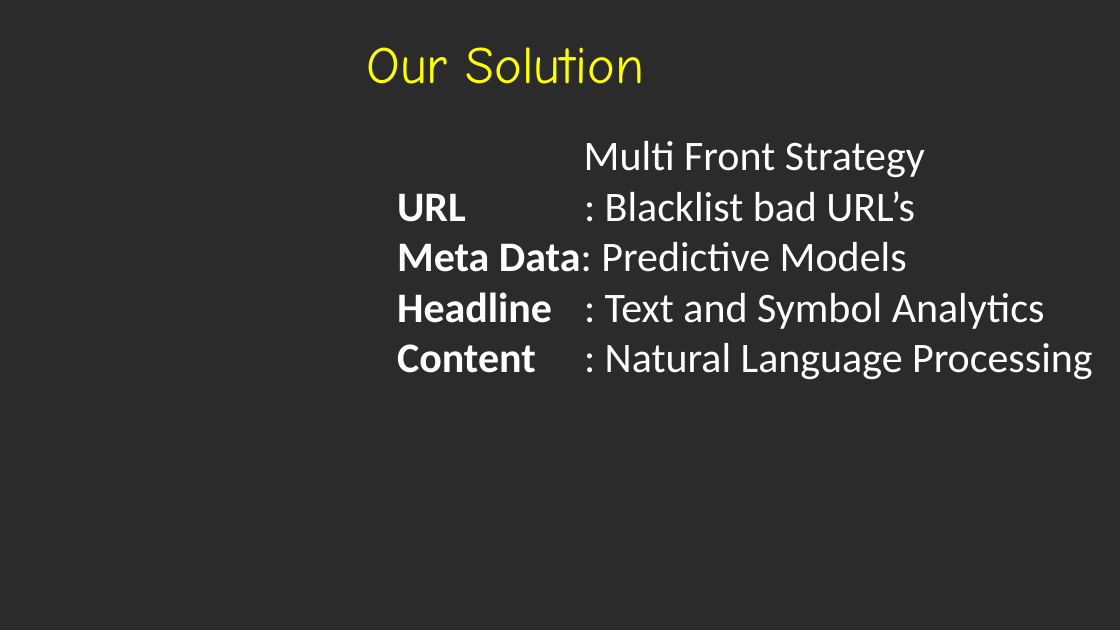
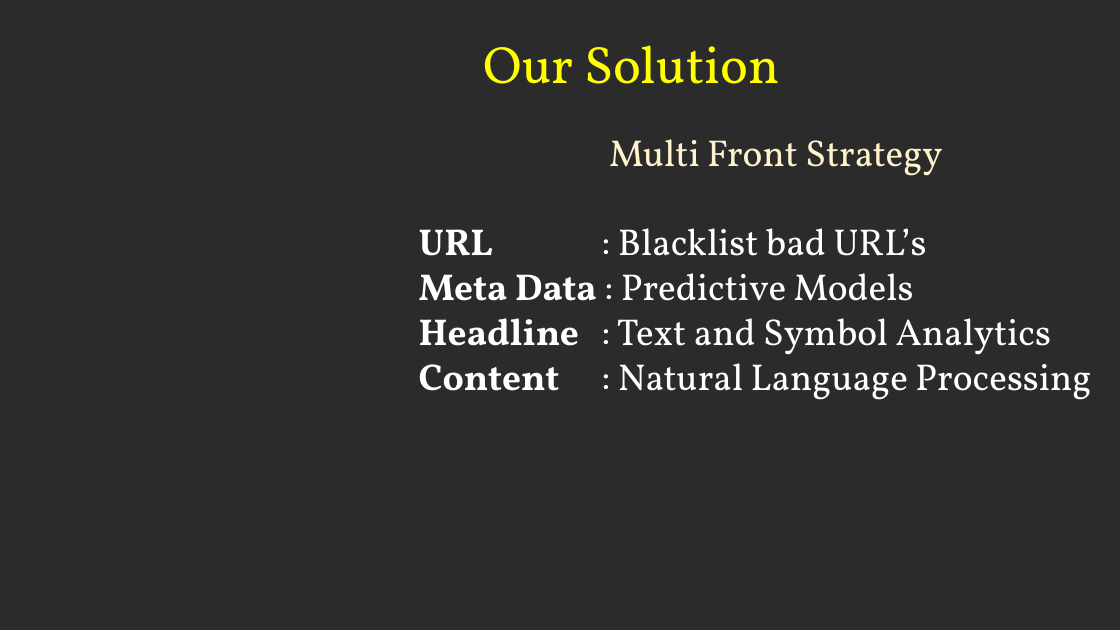
Before and after one commit to bringingjoy/fakenewsjedi, a slide deck: slide 4 of Hackaton Presentation.pptx. Drawn at 1120x630 pixels with LibreOffice and Linux fonts; fonts in the diff are those of the drawing; background and template pictures are left out; a plain dark background stands for a picture behind light text. Boxes give left, top, right and bottom in pixels: in the first picture for what was removed or moved away, otherwise in the second. Text is boxed around its words. In the diff, an @@ line names an element or a change of style, - is before the commit and + after.

```diff
--- a/Hackaton Presentation.pptx
+++ b/Hackaton Presentation.pptx
@@ text "Our Solution": place and size @@
-text "Our Solution" at <box>366,47,644,84</box>
+text "Our Solution" at <box>484,45,779,84</box>
@@ text "Our Solution" at <box>484,45,779,84</box>: font Comic Neue to Vollkorn @@
@@ text "Multi Front Strategy": place and size @@
-text "Multi Front Strategy" at <box>397,141,1093,380</box>
+text "Multi Front Strategy" at <box>419,139,1091,400</box>
@@ text at <box>419,139,1091,400</box>: size 36 to 32 pt, font Calibri to Vollkorn in "Multi Front Strategy", "URL : Blacklist bad URL’s", "Headline : Text and Symbol Analytics", "Content : Natural Language Processing"; text colour #FFFFFF to #FFF2CC in "Multi Front Strategy" @@
@@ text at <box>419,273,914,301</box>: text changed; size 36 to 32 pt; font Calibri to Vollkorn @@
-Meta Data: Predictive Models
+Meta Data : Predictive Models
```
Also in this commit, not shown: 4 other slides changed.
